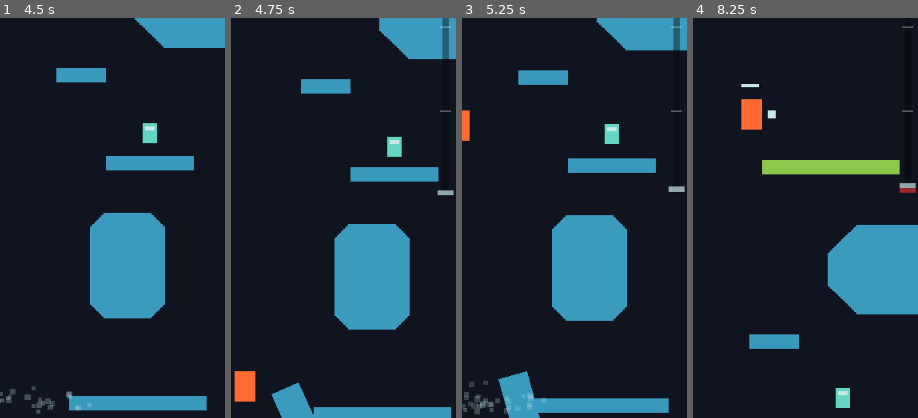
Above: before the commit, frames 1-4 (left to right).
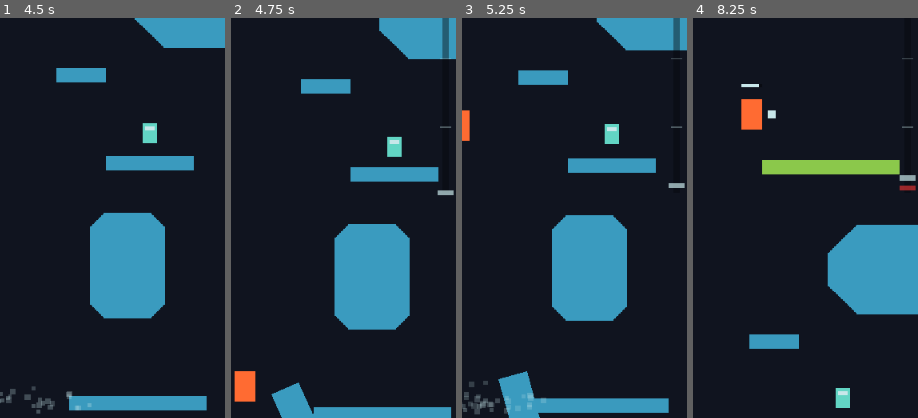
Above: after the commit, the same moments.

Repository: lucantarellis/escapa-del-tentaculo
Game: Godot game, scene res://scenes/main/Main.tscn
Same seed, same stepped clock (60 frames per second), same inputs: the game is played once before the commit and once after it.
Inputs:
- Up to frame 1 (4.5 s): click "JUGAR" at 0.5 s; hold D (move_right) 1.28-2.03 s; tap Shift (dash) every 0.75 s from 1.35 to 4.35 s; tap Space (jump) at 1.52, 2.27, 3.77 s; hold S (move_down) 2.03-2.78 s; hold D (move_right) 2.78-3.53 s; hold W (move_up) 3.53-4.28 s; hold A (move_left) from 4.28 s (still down)
- Up to frame 2 (4.75 s): keep holding A (move_left); tap Space (jump) at 4.52 s
- Up to frame 3 (5.25 s): keep holding A (move_left); tap Shift (dash) at 5.1 s
- Up to frame 4 (8.25 s): tap Space (jump) at 5.27, 6.77, 7.52 s; release A (move_left) at 5.78 s; hold S (move_down) 5.78-6.53 s; tap Shift (dash) every 0.75 s from 5.85 to 8.1 s; hold D (move_right) 6.53-7.28 s; hold W (move_up) 7.28-8.03 s; hold D (move_right) from 8.03 s (still down)
The pictures show only the part of the screen within x 50-100%, y 44-94%; the shares and areas given below are measured in that part.

Frame 1 is identical in both runs. In frame 2, less than 0.1% of the frame differs, in the area x 92-98%, y 2-28%; in frame 3, 0.2%; in frame 4, 0.4%, in the area x 91-100%, y 2-44%.

Commit message:
config: valores de prueba de level_config.tres (count_per_run por tier)
Co-Authored-By: Claude Sonnet 5.5 <noreply@anthropic.com>
Claude-Session: https://claude.ai/code/session_015vn6m6iCVnbFeojbeWT8qG

Diff:
--- a/resources/configs/level_config.tres
+++ b/resources/configs/level_config.tres
@@ -72,7 +72,7 @@
 [sub_resource type="Resource" id="Resource_tier1"]
 script = ExtResource("24_tier")
 segments = Array[PackedScene]([ExtResource("4_seg"), ExtResource("5_seg"), ExtResource("6_seg"), ExtResource("7_seg"),  …(399 unchanged characters)…
-count_per_run = 5
+count_per_run = 1
 display_name = "La nave"
 exit_segments = Array[PackedScene]([ExtResource("ship_exit_01"), ExtResource("ship_exit_02"), ExtResource("ship_exit_03")])
 background_color = Color(0.0627, 0.0784, 0.1216, 1)
@@ -81,7 +81,7 @@
 [sub_resource type="Resource" id="Resource_tier2"]
 script = ExtResource("24_tier")
 segments = Array[PackedScene]([ExtResource("space_01"), ExtResource("space_02"), ExtResource("space_03"), ExtResource("space_04"), ExtResource("space_05"), ExtResource("space_06"), ExtResource("space_07"), ExtResource("space_08"), ExtResource("space_09"), ExtResource("space_10")])
-count_per_run = 5
+count_per_run = 1
 display_name = "El espacio"
 entry_segments = Array[PackedScene]([ExtResource("space_entry_01"), ExtResource("space_entry_02"), ExtResource("space_entry_03")])
 exit_segments = Array[PackedScene]([ExtResource("space_exit_01")])
@@ -100,7 +100,7 @@
 [sub_resource type="Resource" id="Resource_tier3"]
 script = ExtResource("24_tier")
 segments = Array[PackedScene]([ExtResource("alien_01"), ExtResource("alien_02"), ExtResource("alien_03"), ExtResource("alien_04"), ExtResource("alien_05"), ExtResource("alien_06"), ExtResource("alien_07"), ExtResource("alien_08"), ExtResource("alien_09"), ExtResource("alien_10")])
-count_per_run = 5
+count_per_run = 3
 display_name = "Dentro del alien"
 entry_segments = Array[PackedScene]([ExtResource("alien_entry_01"), ExtResource("alien_entry_02"), ExtResource("alien_entry_03")])
 platform_tint = Color(0.7686, 0.4157, 0.4784, 1)
Not shown: 1 places in resources/configs/level_config.tres that only renumber resources
